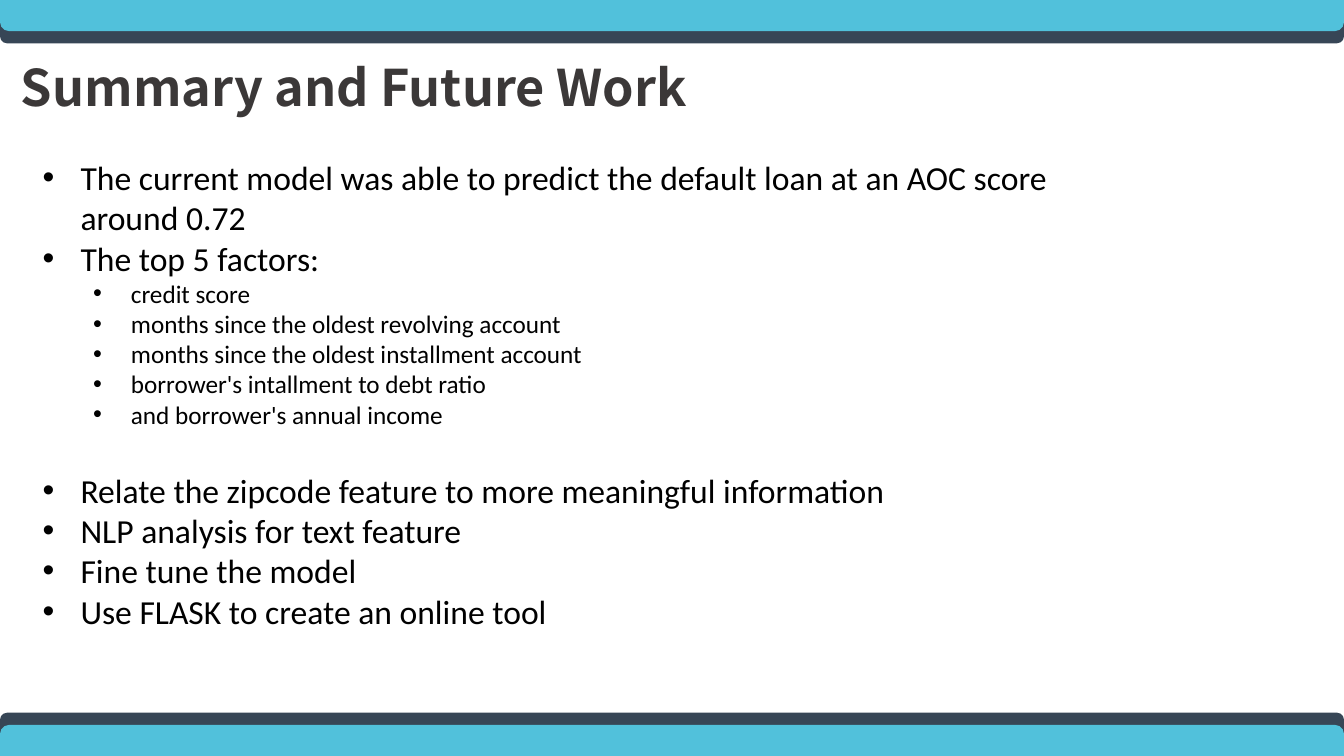
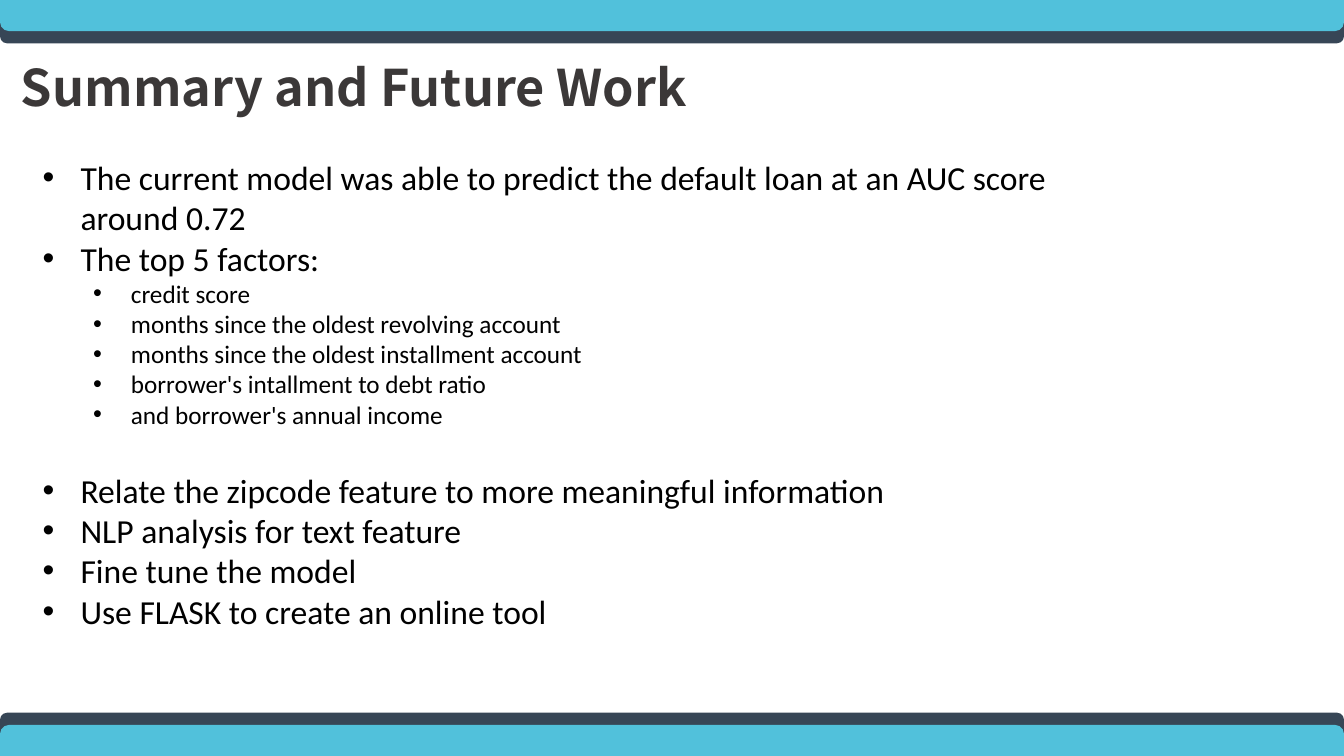
Before and after one commit to pkuhugo/Fintech_Lending_Club, a slide deck: slide 5 of 20200812_lending_club.pptx. Drawn at 1344x756 pixels with LibreOffice and Linux fonts; fonts in the diff are those of the drawing. Boxes give left, top, right and bottom in pixels: in the first picture for what was removed or moved away, otherwise in the second. Text is boxed around its words. In the diff, an @@ line names an element or a change of style, - is before the commit and + after.

```diff
--- a/20200812_lending_club.pptx
+++ b/20200812_lending_club.pptx
@@ text at (81, 166, 1046, 231): text changed @@
-• The current model was able to predict the default loan at an AOC score around 0.72
+• The current model was able to predict the default loan at an AUC score around 0.72
```
Also in this commit, not shown: 1 other slide changed, 1 other file.
